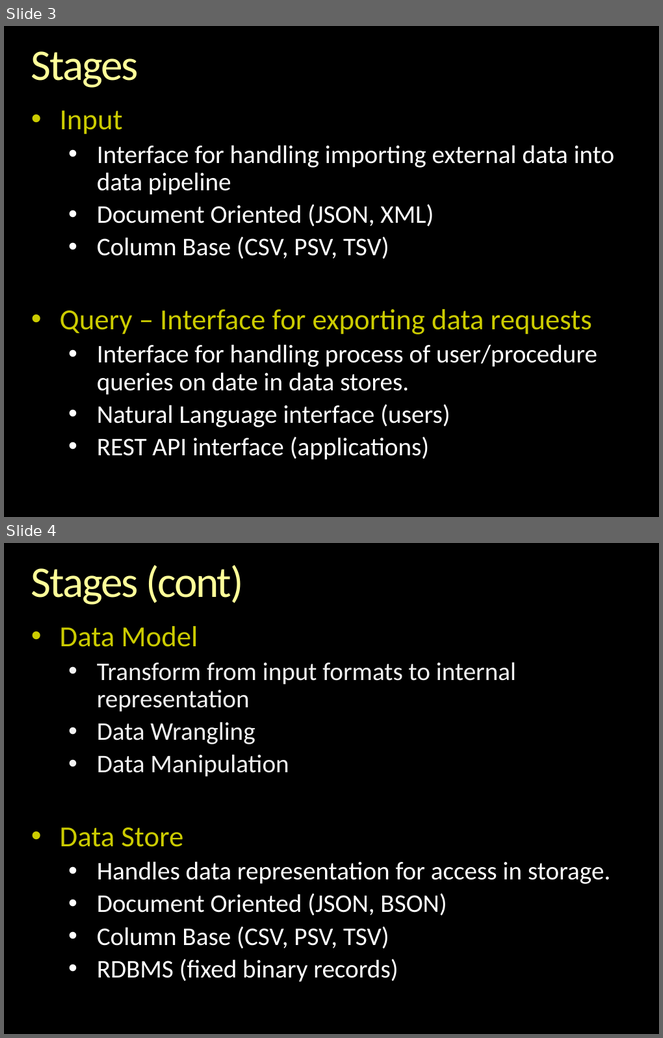
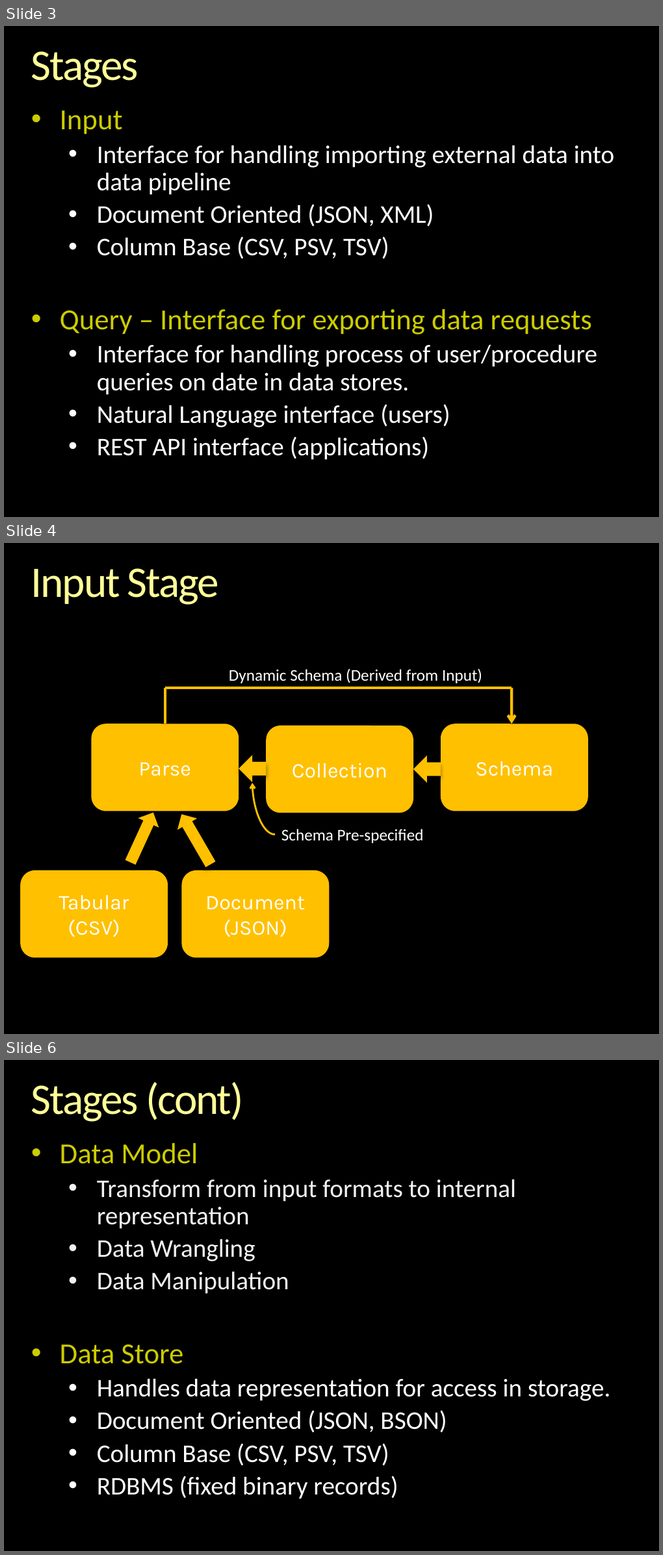
Before and after one commit to andrewferlitsch/epipog-nosql, a slide deck: specs/stages/Data Pipeline.pptx. Shown one above the other, each under a label of ours: slides 3 and 4 before the commit, slides 3, 4 and 6 after it; the slides between them are not shown. The pictures are 663x1038 and 663x1555 pixels, drawn with LibreOffice and Linux fonts; fonts in the diff are those of the drawing; background and template pictures are left out. Boxes give left, top, right and bottom in pixels: in the first picture for what was removed or moved away, otherwise in the second. Text is boxed around its words. In the diff, an @@ line names an element or a change of style, - is before the commit and + after.

```diff
--- a/specs/stages/Data Pipeline.pptx
+++ b/specs/stages/Data Pipeline.pptx
@@ slide 4 added at bbox=[4, 543, 659, 1034], background picture (left out) @@
@@ title added at bbox=[31, 568, 219, 605], 48 pt, text gradient #FFFFB9 to #FFFF99 to #F6AE1E @@
+Input Stage
@@ text added at bbox=[229, 668, 482, 683], 18 pt, text #FFFFFF @@
+Dynamic Schema (Derived from Input)
@@ line added from (512, 688) to (165, 688), #FFC000 3 pt @@
@@ line added from (165, 724) to (165, 688), #FFC000 3 pt @@
@@ arrow added from (512, 688) to (512, 724), #FFC000 3 pt @@
@@ rounded rectangle added at bbox=[91, 724, 239, 811], fill #FFC000, 23 pt, text #FFFFFF @@
+Parse
@@ rounded rectangle added at bbox=[266, 726, 414, 813], fill #FFC000, 23 pt, text #FFFFFF @@
+Collection
@@ rounded rectangle added at bbox=[441, 724, 588, 811], fill #FFC000, 23 pt, text #FFFFFF @@
+Schema
@@ left arrow added at bbox=[239, 756, 266, 783], fill #FFC000 @@
@@ left arrow added at bbox=[414, 756, 441, 783], fill #FFC000 @@
@@ curved arrow added from (275, 835) to (252, 783), #FFC000 2 pt @@
@@ left arrow added at bbox=[120, 808, 164, 867], fill #FFC000 @@
@@ left arrow added at bbox=[172, 809, 220, 870], fill #FFC000 @@
@@ text added at bbox=[282, 829, 424, 843], 18 pt, text #FFFFFF @@
+Schema Pre-specified
@@ rounded rectangle added at bbox=[20, 871, 168, 958], fill #FFC000, 23 pt, text #FFFFFF @@
+Tabular
+(CSV)
@@ rounded rectangle added at bbox=[181, 871, 329, 958], fill #FFC000, 23 pt, text #FFFFFF @@
+Document
+(JSON)
@@ what was slide 4 is now slide 6 @@
```
Also in this commit, not shown: 2 slides changed, 1 other slide added.
